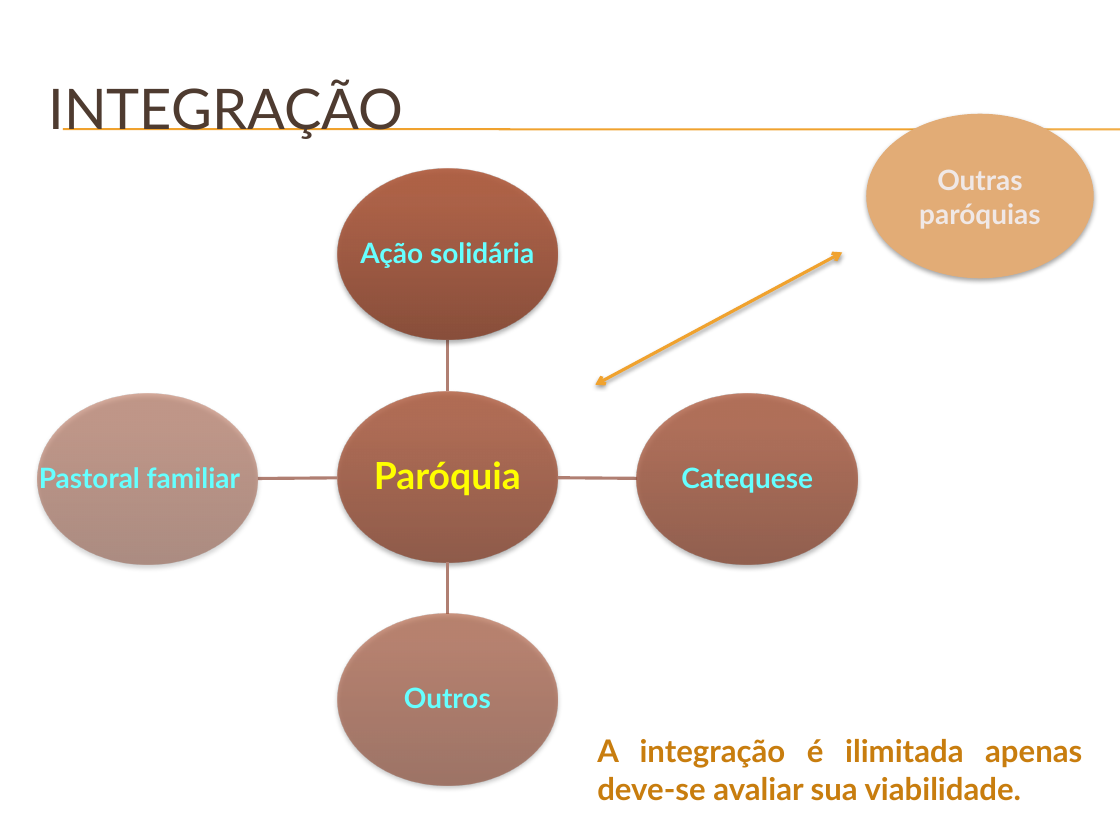
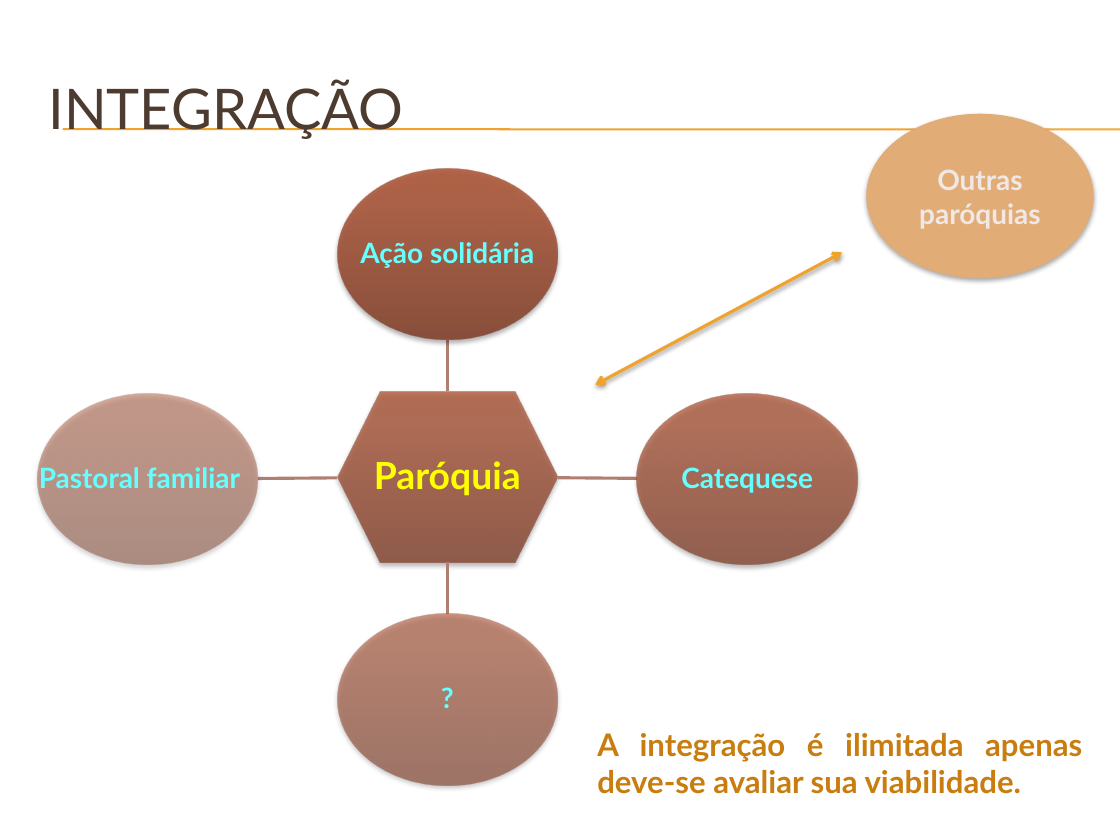
Before and after one commit to Neimarmg/Open_source, a slide deck: slide 8 of SAS/Planejamento/Docs/#3 - Apresentação do projeto.pptx. Drawn at 1120x840 pixels with LibreOffice and Linux fonts; fonts in the diff are those of the drawing; background and template pictures are left out. Boxes give left, top, right and bottom in pixels: in the first picture for what was removed or moved away, otherwise in the second. Text is boxed around its words. In the diff, an @@ line names an element or a change of style, - is before the commit and + after.

```diff
--- a/SAS/Planejamento/Docs/#3 - Apresentação do projeto.pptx
+++ b/SAS/Planejamento/Docs/#3 - Apresentação do projeto.pptx
@@ hexagon at box(337, 391, 558, 562): ellipse to hexagon @@
@@ text added at box(337, 614, 558, 785), 18 pt, text #66FFFF, bold @@
+?
@@ text removed at box(404, 687, 491, 708) @@
-Outros
@@ text "A integração é ilimitada apenas ...": place and size @@
-text "A integração é ilimitada apenas ..." at box(597, 739, 1082, 801)
+text "A integração é ilimitada apenas ..." at box(597, 733, 1082, 794)
```
Also in this commit, not shown: 2 other slides changed, 1 slide removed, 1 other file.
